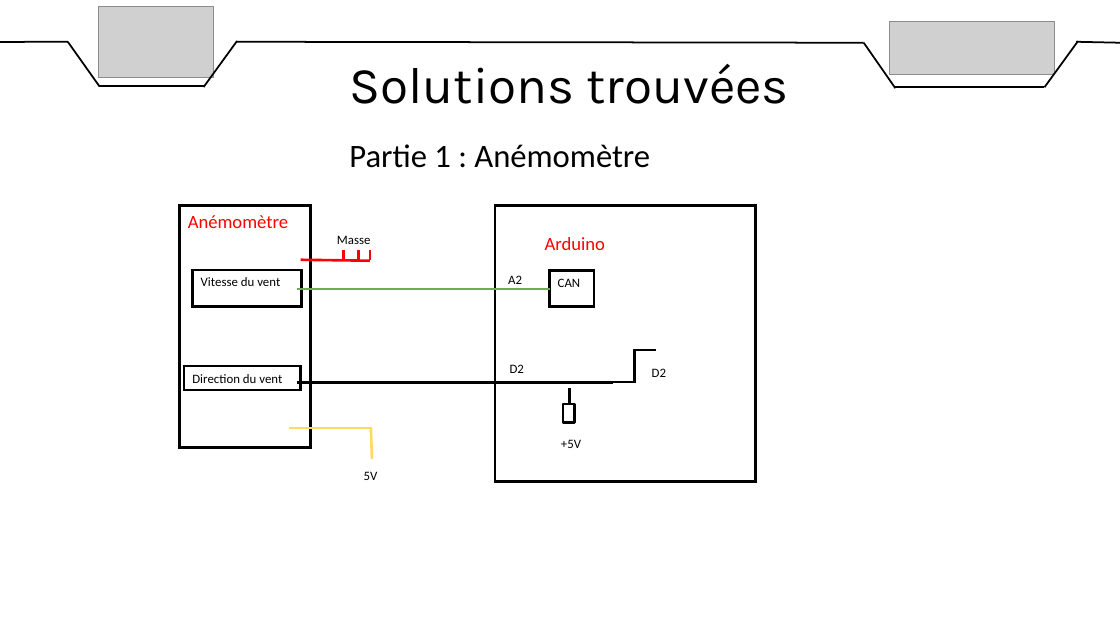
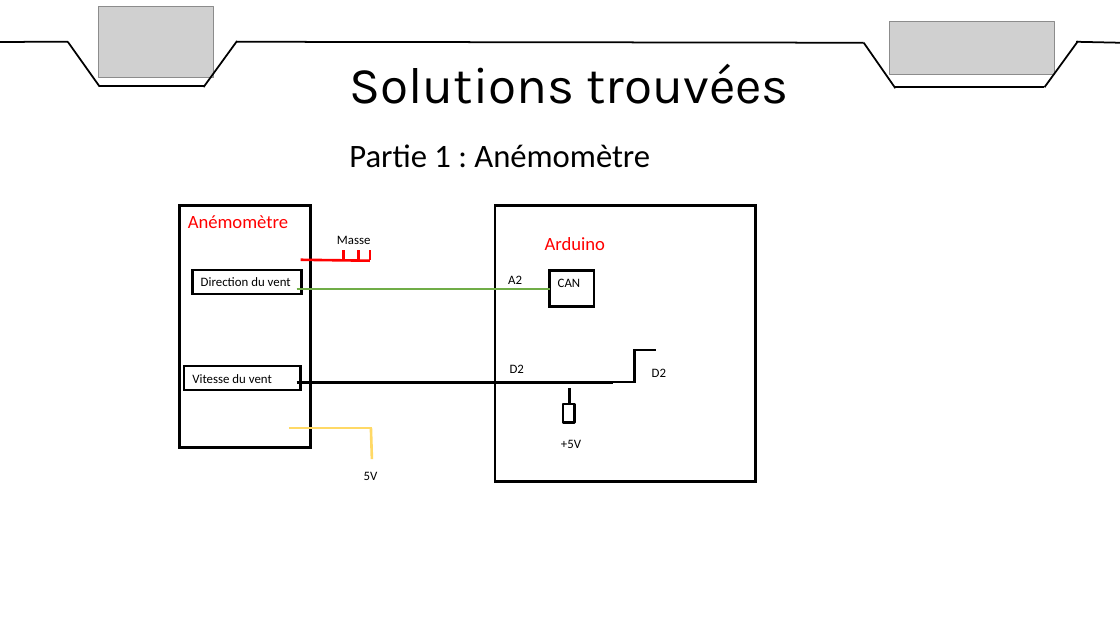
Before and after one commit to DylanChe/SupervisionSerre, a slide deck: slide 12 of oral_projet/revue_2/diaporama_revue_2_steven.pptx. Drawn at 1120x630 pixels with LibreOffice and Linux fonts; fonts in the diff are those of the drawing; grey boxes stand for pictures. Boxes give left, top, right and bottom in pixels: in the first picture for what was removed or moved away, otherwise in the second. Text is boxed around its words. In the diff, an @@ line names an element or a change of style, - is before the commit and + after.

```diff
--- a/oral_projet/revue_2/diaporama_revue_2_steven.pptx
+++ b/oral_projet/revue_2/diaporama_revue_2_steven.pptx
@@ rectangle "Direction du vent": place and size @@
-rectangle "Direction du vent" at [192, 270, 302, 306]
+rectangle "Direction du vent" at [192, 270, 302, 294]
@@ text in rectangle at [201, 277, 291, 286]: text changed @@
-Vitesse du vent
+Direction du vent
@@ text in rectangle at [192, 374, 272, 383]: text changed @@
-Direction du vent
+Vitesse du vent
```
Also in this commit, not shown: 4 other files.
